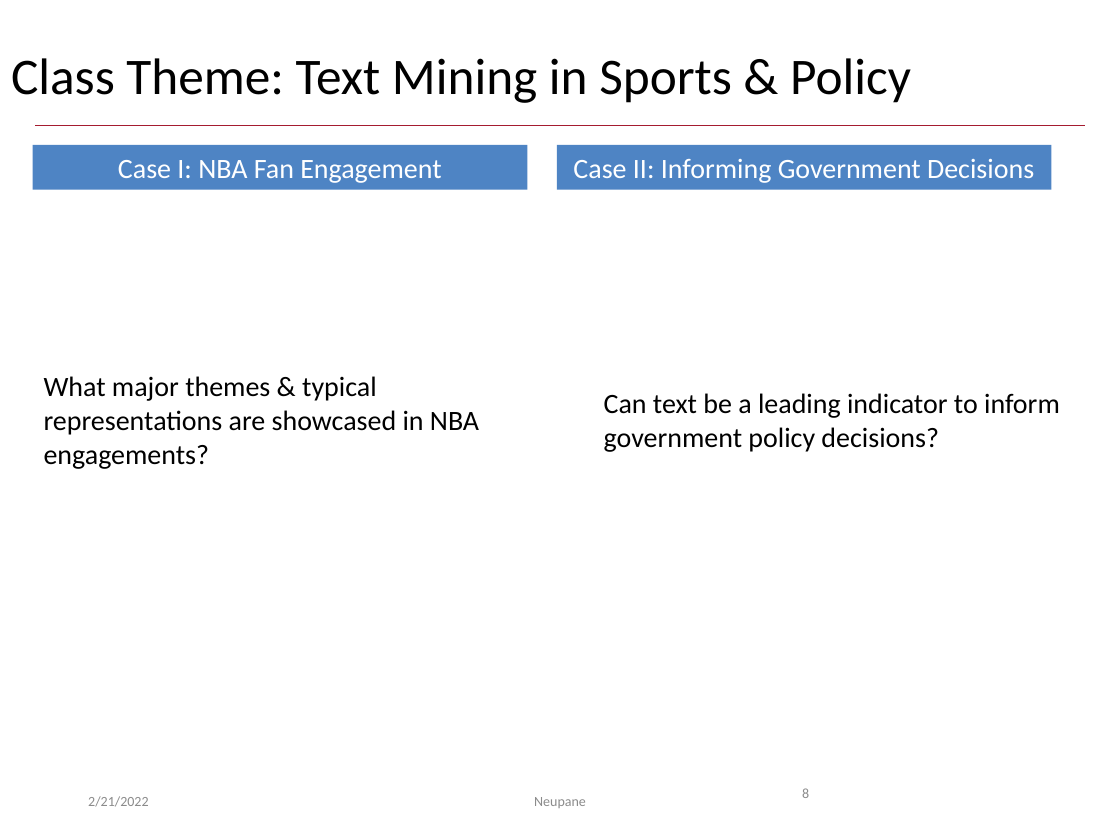
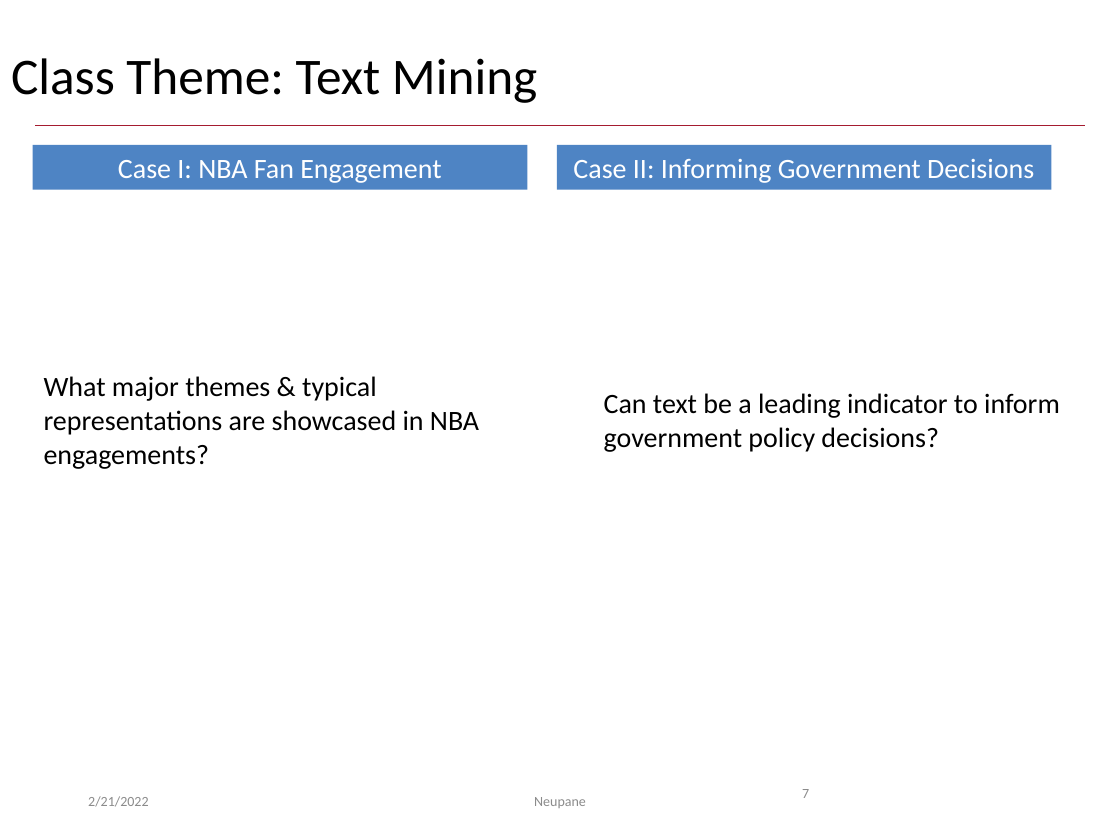
Before and after one commit to BikalpaN/Text-Mining-NLP, a slide deck: slide 7 of class1/Class1A_Intros.pptx (slide 8 before the commit). Drawn at 1120x840 pixels with LibreOffice and Linux fonts; fonts in the diff are those of the drawing. Boxes give left, top, right and bottom in pixels: in the first picture for what was removed or moved away, otherwise in the second. Text is boxed around its words. In the diff, an @@ line names an element or a change of style, - is before the commit and + after.

```diff
--- a/class1/Class1A_Intros.pptx
+++ b/class1/Class1A_Intros.pptx
@@ title at box(11, 58, 537, 103): text changed @@
-Class Theme: Text Mining in Sports & Policy
+Class Theme: Text Mining
@@ page number at box(802, 789, 809, 798): text changed @@
-8
+7
```
Also in this commit, not shown: 1 slide removed, 1 other file.
